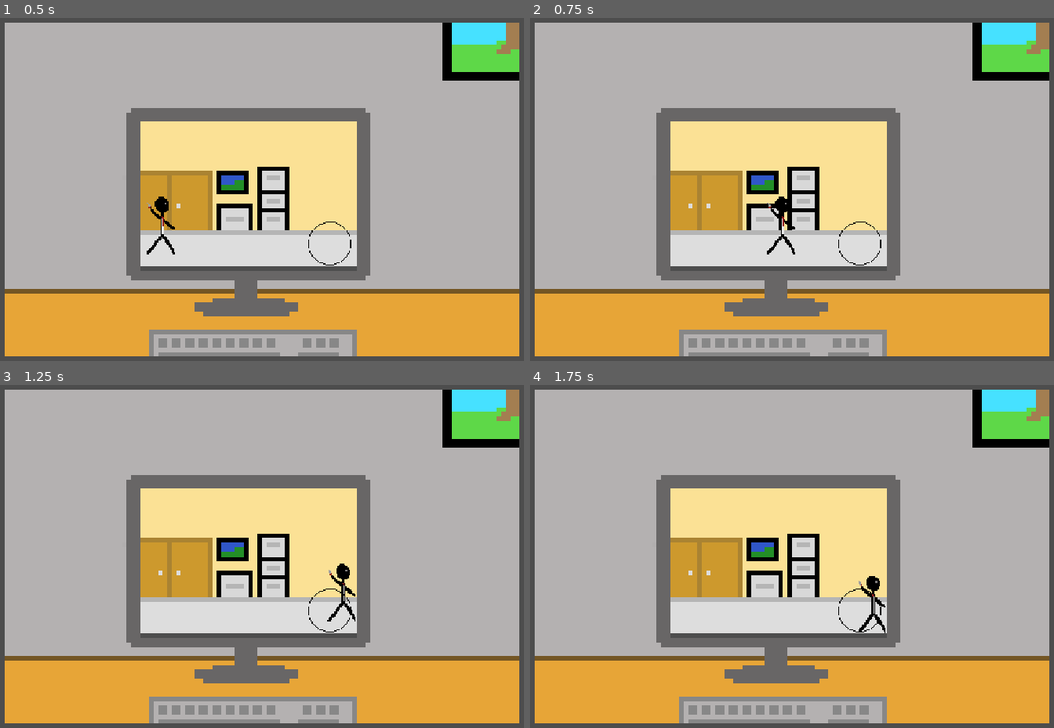
Above: before the commit, frames 1-4 (two rows, left to right).
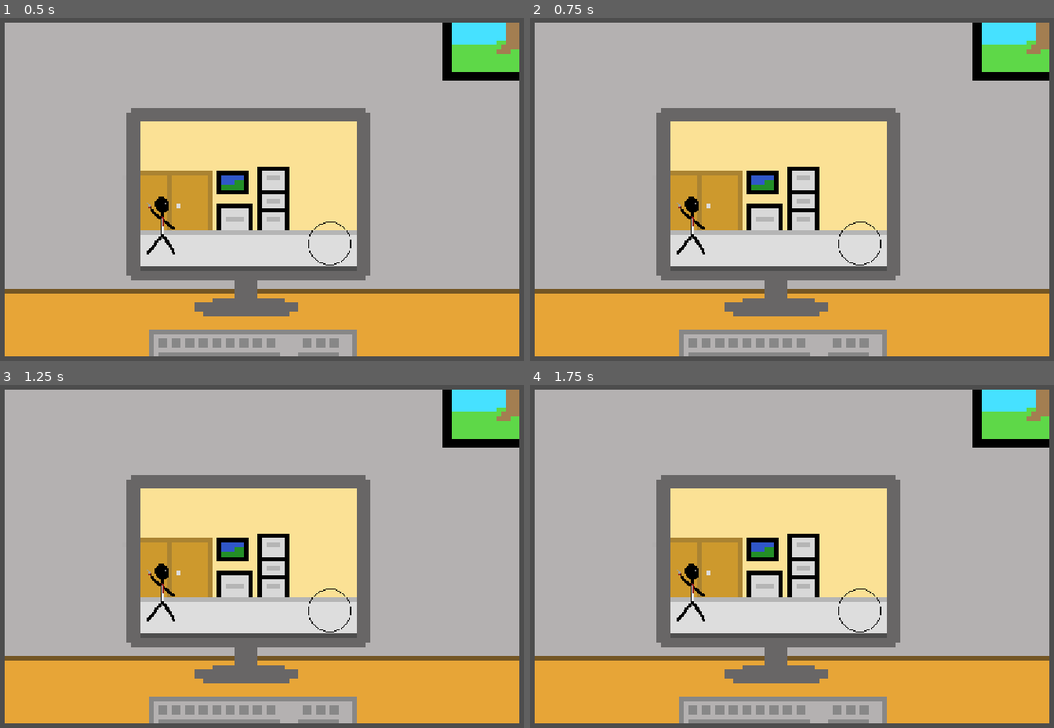
Above: after the commit, the same moments.

Repository: RedR64/first-game-jam-game
Game: Godot game, scene res://scenes/office_background.tscn
Same seed, same stepped clock (60 frames per second), same inputs: the game is played once before the commit and once after it.
Inputs (mouse positions are in pixels of both pictures, inside the frame that each line leads up to):
- Up to frame 1 (0.5 s): no input
- Up to frame 2 (0.75 s): tap Enter at 0.5 s; move the mouse to (860, 244) at 0.52 s; press the mouse at (860, 244) at 0.53 s; hold D (right) from 0.53 s (still down)
- Up to frame 3 (1.25 s): keep holding D (right)
- Up to frame 4 (1.75 s): tap Space at 1.25 s; move the mouse to (666, 573) at 1.27 s; release D (right) at 1.28 s; release the mouse at (666, 573) at 1.28 s; hold Down (down) from 1.28 s (still down); click (666, 573) at 1.35 s

Frame 1 is identical in both runs. In frame 2, 0.5% of the frame differs, in the area x 27-51%, y 52-69%; in frame 3, 0.5%, in the area x 27-68%, y 52-69%; in frame 4, 0.5%.

Commit message:
New stuff -movabilty

Diff:
--- a/scenes/player.gd
+++ /dev/null
@@ -1,39 +0,0 @@
-extends CharacterBody2D
-
-@export var move_speed : float = 100
-@export var starting_direction : Vector2 = Vector2(0,1)
-
-#parameters/Idle/blend_position
-
-#@onready var animation_tree = $AnimationTree
-#@onready var state_machine = animation_tree.get("parameters/playback")
-
-#func _ready(_delta):
-#	update_animation_parameters(starting_direction)
-func _physics_process(_delta):
-	var input_direction = Vector2(
-		Input.get_action_strength("right") - Input.get_action_strength("left"),
-		Input.get_action_strength("down") - Input.get_action_strength("up")
-	)
-
-#	update_animation_parameters(input_direction)
-
-
-
-	velocity = input_direction * move_speed
-
-
-	move_and_slide()
-
-#	pick_new_state()
-
-#func update_animation_parameters(move_input : Vector2):
-#	if(move_input != Vector2.ZERO):
-#		animation_tree.set("parameters/Walk/blend_position", move_input)
-#		animation_tree.set("parameters/Idle/blend_position", move_input)
-
-#func pick_new_state():
-#	if(velocity != Vector2.ZERO):
-#		state_machine.travel("Walk")
-#	else:
-#		state_machine.travel("Idle")
--- a/scenes/player.tscn
+++ b/scenes/player.tscn
@@ -1,14 +1,12 @@
 [gd_scene format=3 uid="uid://dykn6aruo5t2d"]
 
 [ext_resource type="Texture2D" uid="uid://dqiqhmqq1vb2b" path="res://art/mainProtaganist.png" id="1_3vyb7"]
-[ext_resource type="Script" uid="uid://ban80t6rvnrqq" path="res://scenes/player.gd" id="1_g2els"]
 
 [sub_resource type="RectangleShape2D" id="RectangleShape2D_ogq8d"]
 size = Vector2(44, 19)
 
 [node name="CharacterBody2D" type="CharacterBody2D" unique_id=1240282853]
 scale = Vector2(0.15, 0.15)
-script = ExtResource("1_g2els")
 
 [node name="Sprite2D" type="Sprite2D" parent="." unique_id=1295587001]
 texture = ExtResource("1_3vyb7")
Binary file added: art/banana.png
Not shown, added: art/banana.png.import
Binary file added: art/indictator.png
Not shown, added: art/indictator.png.import
Binary file added: art/shopItem.png
Binary file added: art/shuriken.png
Not shown, added: art/shuriken.png.import
Not shown, removed: scenes/player.gd.uid
